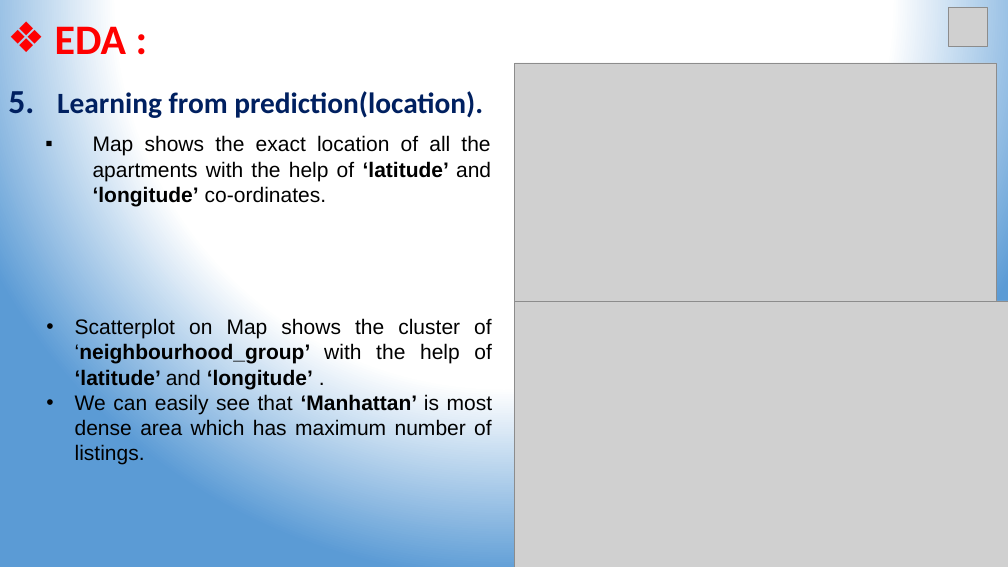
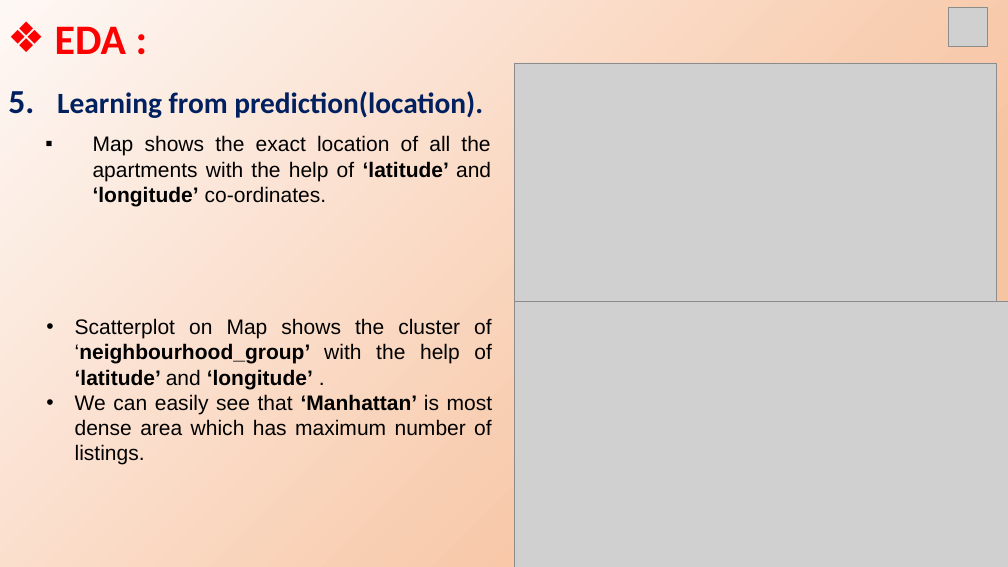
Before and after one commit to bhavikk001/airbnb-eda, a slide deck: slide 21 of Project Presentation.pptx. Drawn at 1008x567 pixels with LibreOffice and Linux fonts; fonts in the diff are those of the drawing; grey boxes stand for pictures. Boxes give left, top, right and bottom in pixels: in the first picture for what was removed or moved away, otherwise in the second. Text is boxed around its words. In the diff, an @@ line names an element or a change of style, - is before the commit and + after.

```diff
--- a/Project Presentation.pptx
+++ b/Project Presentation.pptx
@@ background gradient #FFFFFF to #5B9BD5 to gradient #FEF8F5 to #F7C5A2 to #FAD8C1 @@
```
Also in this commit, not shown: 26 other slides changed, 1 slide added.
